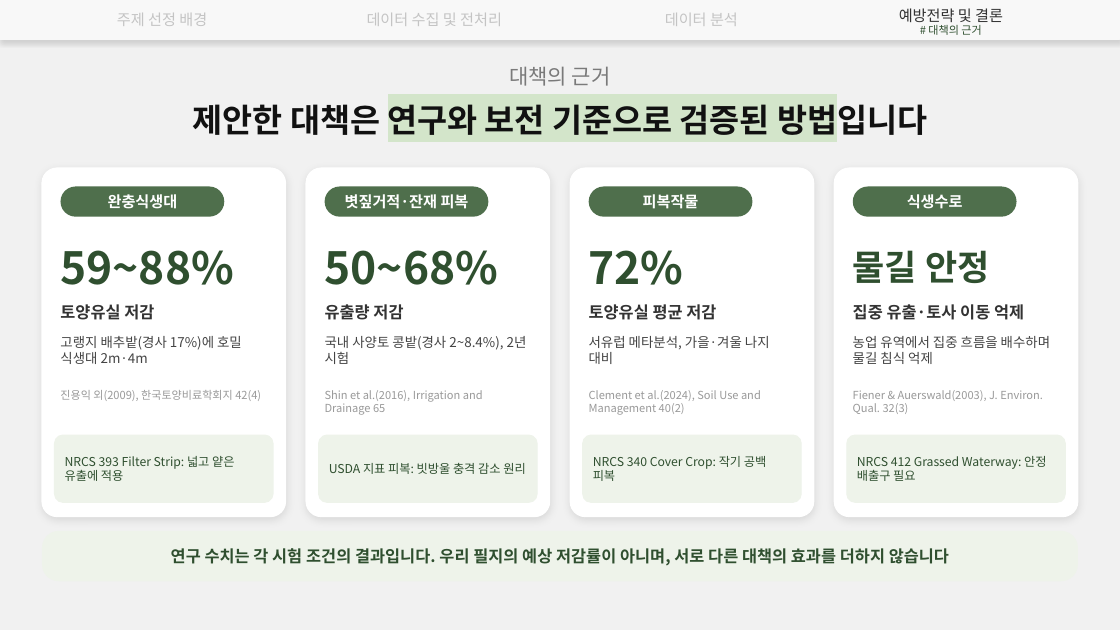
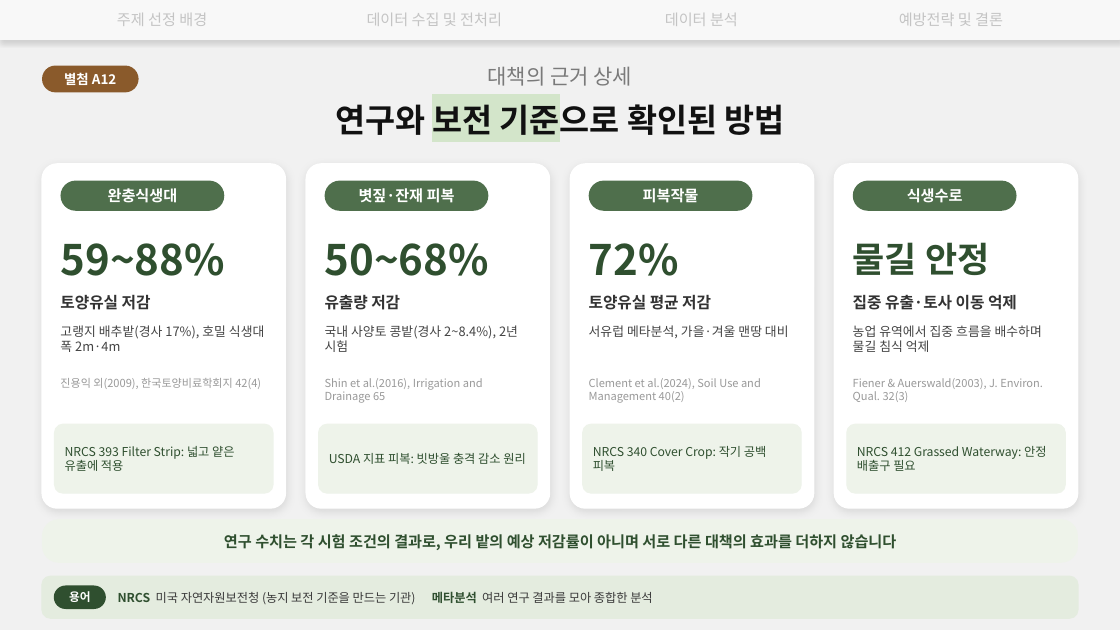
Before and after one commit to hanjune1121-afk/-, a slide deck: slide 32 of 발표자료/강원고랭지_토양유실_15쪽이후.pptx (slide 25 before the commit). Drawn at 1120x630 pixels with LibreOffice and Linux fonts; fonts in the diff are those of the drawing. Boxes give left, top, right and bottom in pixels: in the first picture for what was removed or moved away, otherwise in the second. Text is boxed around its words. In the diff, an @@ line names an element or a change of style, - is before the commit and + after.

```diff
--- a/발표자료/강원고랭지_토양유실_15쪽이후.pptx
+++ b/발표자료/강원고랭지_토양유실_15쪽이후.pptx
@@ text "예방전략 및 결론" at [899, 13, 1003, 26]: text colour #333333 to #C4C4C4 @@
@@ rounded rectangle added at [42, 66, 139, 92], fill #8A5A2B, 11.5 pt, text #FFFFFF, bold @@
+별첨 A12
@@ text at [488, 66, 633, 86]: text changed; size 9.5 to 18 pt; text colour #2F4F2F to #7A7A7A @@
-# 대책의 근거
+대책의 근거 상세
@@ text removed at [509, 66, 611, 86] @@
-대책의 근거
@@ text at [335, 104, 785, 135]: text changed @@
-제안한 대책은 연구와 보전 기준으로 검증된 방법입니다
+연구와 보전 기준으로 확인된 방법
@@ rounded rectangle: place and size @@
-rounded rectangle at [42, 168, 286, 517]
+rounded rectangle at [42, 164, 286, 508]
@@ rounded rectangle: place and size @@
-rounded rectangle at [306, 168, 549, 517]
+rounded rectangle at [306, 164, 549, 508]
@@ rounded rectangle: place and size @@
-rounded rectangle at [571, 168, 814, 517]
+rounded rectangle at [571, 164, 814, 508]
@@ rounded rectangle: place and size @@
-rounded rectangle at [834, 168, 1078, 517]
+rounded rectangle at [834, 164, 1078, 508]
@@ 4 rounded rectangles: place and size @@
-4 rounded rectangles at [60, 187, 1017, 217]
+4 rounded rectangles at [60, 181, 1017, 211]
@@ text in rounded rectangle at [359, 188, 455, 203]: text changed @@
-볏짚거적·잔재 피복
+볏짚·잔재 피복
@@ size 38 to 36 pt in 3 elements at [60, 243, 224, 276], [325, 243, 489, 276], [589, 243, 679, 276] @@
@@ size 14 to 13.5 pt in 4 elements at [60, 294, 151, 310], [325, 294, 400, 310], [589, 294, 711, 310], [853, 294, 1017, 310] @@
@@ text at [60, 325, 265, 352]: text changed; size 11.5 to 11 pt @@
-고랭지 배추밭(경사 17%)에 호밀 식생대 2m·4m
+고랭지 배추밭(경사 17%), 호밀 식생대 폭 2m·4m
@@ text "국내 사양토 콩밭(경사 2~8.4%), 2년 ..." at [325, 325, 518, 352]: size 11.5 to 11 pt @@
@@ text at [589, 325, 789, 338]: text changed; size 11.5 to 11 pt @@
-서유럽 메타분석, 가을·겨울 나지 대비
+서유럽 메타분석, 가을·겨울 맨땅 대비
@@ text "농업 유역에서 집중 흐름을 배수하며 ..." at [853, 325, 1042, 352]: size 11.5 to 11 pt @@
@@ 18 texts, 4 rounded rectangles: place and size @@
-18 texts, 4 rounded rectangles at [55, 250, 1065, 502]
+18 texts, 4 rounded rectangles at [55, 242, 1065, 493]
@@ proportions changed in 5 elements at [42, 519, 1078, 563], [55, 424, 273, 493], [318, 424, 537, 493], [583, 424, 802, 493], [847, 424, 1065, 493] @@
@@ rounded rectangle "연구 수치는 각 시험 조건의 ...": place and size @@
-rounded rectangle "연구 수치는 각 시험 조건의 ..." at [42, 531, 1078, 581]
+rounded rectangle "연구 수치는 각 시험 조건의 ..." at [42, 519, 1078, 563]
@@ text in rounded rectangle at [224, 534, 897, 550]: text changed; size 14 to 13 pt @@
-연구 수치는 각 시험 조건의 결과입니다. 우리 필지의 예상 저감률이 아니며, 서로 다른 대책의 효과를 더하지 않습니다
+연구 수치는 각 시험 조건의 결과로, 우리 밭의 예상 저감률이 아니며 서로 다른 대책의 효과를 더하지 않습니다
@@ rounded rectangle added at [42, 576, 1078, 618], fill #E4ECDF, outline #E4ECDF 1 pt @@
@@ rounded rectangle added at [54, 586, 106, 609], fill #2F4F2F, 10 pt, text #FFFFFF, bold @@
+용어
@@ text added at [118, 591, 652, 604], 10.5 pt, text #3A3A3A @@
+NRCS 미국 자연자원보전청 (농지 보전 기준을 만드는 기관) 메타분석 여러 연구 결과를 모아 종합한 분석
```
Also in this commit, not shown: 18 other slides changed, 14 slides added, 11 slides removed, 4 other files.
